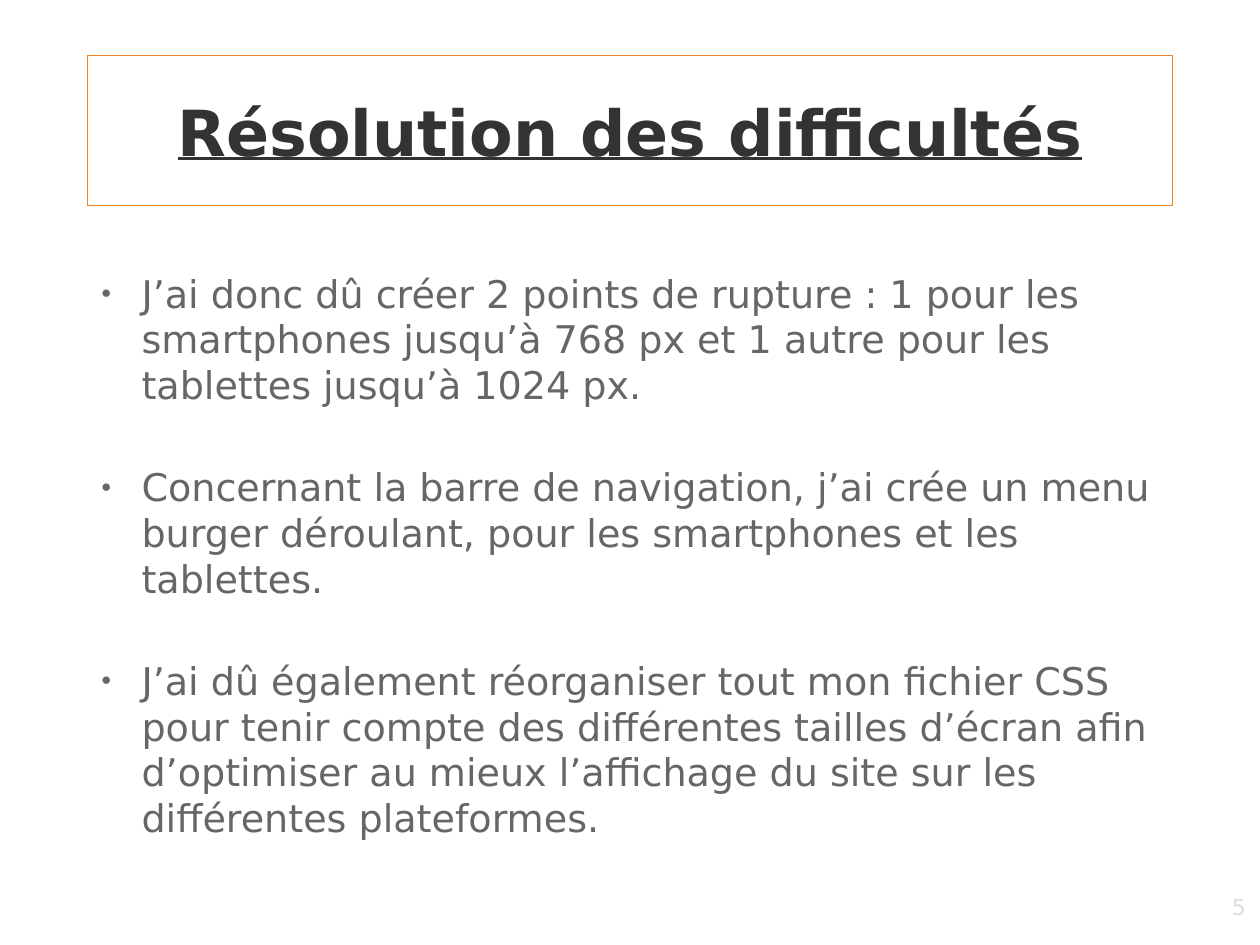
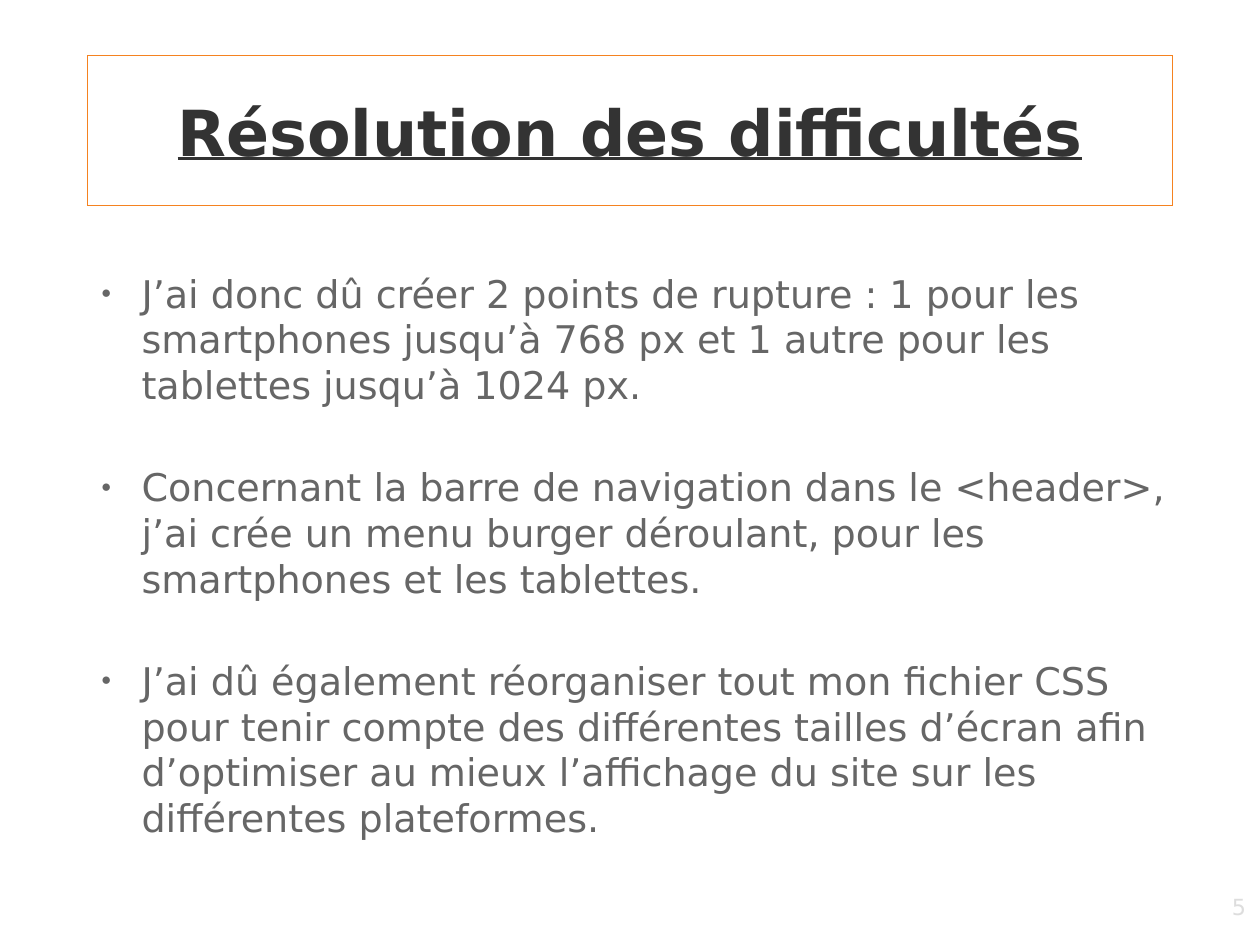
Before and after one commit to gambit13009/webagency, a slide deck: slide 5 of Support-presentation.odp. Drawn at 1260x945 pixels with LibreOffice and Linux fonts; fonts in the diff are those of the drawing; background and template pictures are left out. Boxes give left, top, right and bottom in pixels: in the first picture for what was removed or moved away, otherwise in the second. Text is boxed around its words. In the diff, an @@ line names an element or a change of style, - is before the commit and + after.

```diff
--- a/Support-presentation.odp
+++ b/Support-presentation.odp
@@ text at (142,472,1165,601): text changed @@
-● Concernant la barre de navigation, j’ai crée un menu burger déroulant, pour les smartphones et les tablettes.
+● Concernant la barre de navigation dans le <header>, j’ai crée un menu burger déroulant, pour les smartphones et les tablettes.
```
Also in this commit, not shown: 1 other slide changed, 3 other files.
